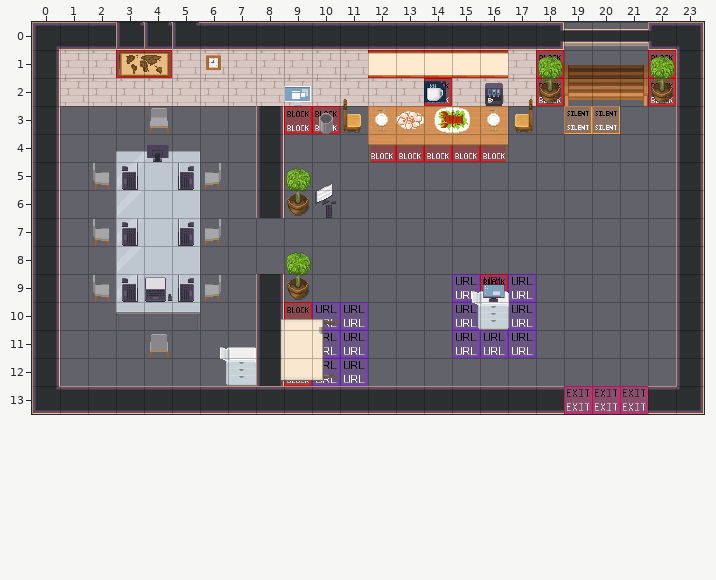
Tiled map (JSON): Kommunikationsraum.tmj. Above, as it was before the edit.
Cells are 32x32 px. Shown: x 0..23, y 0..13.
The same view after the edit:
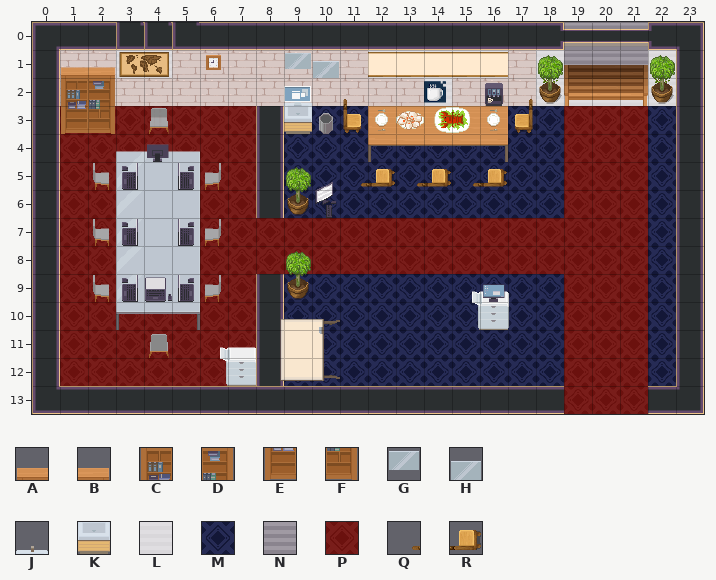
Key: from "WA_Other_Furniture": A 0, B 1, C 12, D 13, E 24, F 25, G 48, H 49, J 51, K 63; from "WA_Room_Builder": L 358, M 362, N 383, P 387; from "WA_Seats": Q 157 turned 270, R 170 turned 270.
_ is an empty cell.
Tiles of an added or newly shown layer are drawn over the layers below it.
From old to new:
Layer "floor/floor1" (now shown):
Tile L is added in row 1 at x 3 to 4, 12 to 16, 18 and 22; in row 2 at x 14 and 18 to 22.
Tile N is added in rows 0 to 1 at x 19 to 21.
Layer "floor/floor2" (now shown):
Tile M is added in row 3 at x 9 to 11, 17 to 18 and 22; in rows 4 to 6 at x 9 to 18 and 22; in rows 7 to 8 at x 22; in row 9 at x 9 to 18 and 22; in row 10 at x 9 to 15, 17 to 18 and 22; in row 11 at x 10 to 18 and 22.
Tile M is added in row 12 at x 9 to 18 and 22.
Tile P is added in rows 3 to 4 at x 1 to 7 and 19 to 21; in rows 5 to 6 at x 1 to 2, 6 to 7 and 19 to 21; in rows 7 to 8 at x 1 to 2 and 6 to 21; in row 9 at x 1 to 2, 6 to 7 and 19 to 21; in rows 10 to 11 at x 1 to 7 and 19 to 21; in row 12 at x 1 to 6 and 19 to 21.
Tile P is added in row 13 at x 19 to 21.
Layer "furniture/furniture2":
Tile A is added in row 1 at x 1.
Tile B is added in row 1 at x 2.
Tile C is added in row 2 at x 1.
Tile D is added in row 2 at x 2.
Tile E is added in row 3 at x 1.
Tile F is added in row 3 at x 2.
Tile G is added in row 1 at x 9.
Tile H is added in row 1 at x 10.
Tile J is added in row 2 at x 9.
Tile K is added in row 3 at x 9.
Tile Q is added in row 5 at x 11, 13 and 15.
Tile R is added in row 5 at x 12, 14 and 16.
